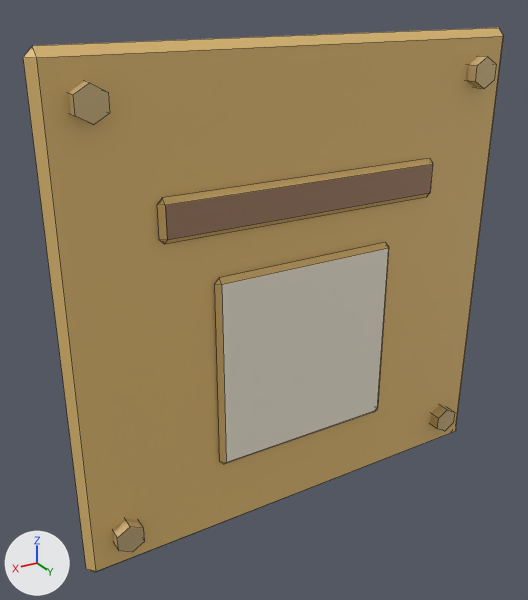
The FBX model Assets/_Project/Art/Models/Kit/Fill_Plate.fbx, before and after one commit.
Camera for both pictures: a camera (50 mm lens) standing at (0.746, 1.118, 0.558) and looking at (0.073, -0.005, -0.003). Arrows for +X, +Y and +Z are at lower left; the lights stay in place. The first picture is the older version. Mesh edges are drawn as thin lines. Where no turn or scale is listed for an object, it has been applied to the vertices.

In view in the first picture: 'Fill_Plate'.
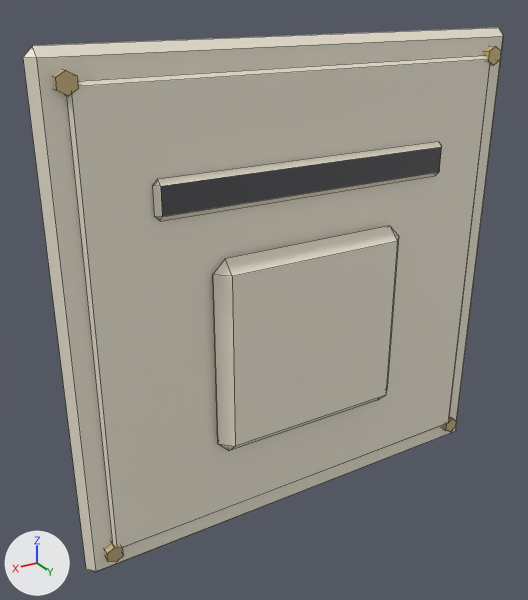
Changed parts and their boxes [x1, y1, x2, y2] in the pictures (528 x 600 px):
part 1 of me_fill_plate, added
    after: [104, 543, 124, 562]
part 2 of me_fill_plate, added (beige)
    after: [53, 69, 78, 96]
part 3 of me_fill_plate, added
    after: [442, 417, 456, 432]
part 4 of me_fill_plate, added
    after: [483, 46, 501, 65]
part 5 of me_fill_plate, rebuilt
    before: [214, 242, 389, 464]
    after: [213, 226, 398, 451]
part 6 of me_fill_plate, rebuilt (7% shorter)
    before: [157, 158, 433, 244]
    after: [152, 141, 442, 221]
part 7 of me_fill_plate, added (pale yellow)
    after: [66, 56, 490, 548]
part 8 of me_fill_plate, deleted (beige)
    before: [113, 519, 145, 552]
part 9 of me_fill_plate, deleted (beige)
    before: [430, 405, 455, 431]
part 10 of me_fill_plate, deleted (beige)
    before: [466, 56, 496, 89]
part 11 of me_fill_plate, deleted (beige)
    before: [68, 81, 110, 125]
part 12 of me_fill_plate, recoloured
    both: [23, 28, 504, 572]

Diff of the bpy script that builds the scene:
```diff
--- a/Assets/_Project/Art/Models/Kit/Fill_Plate.fbx.py
+++ b/Assets/_Project/Art/Models/Kit/Fill_Plate.fbx.py
@@ mat_dark @@
+mat_dark = principled_material('Dark')
+mat_dark.base_color = (0.08, 0.08, 0.09)  # dark grey #505055
+mat_dark.roughness = 0.55
@@ me_fill_plate @@
 # used by ob_fill_plate; location = (0.0, 0.0, 0.0)
-me_fill_plate.from_pydata(...)  # 120 vertices, 110 faces; spans x -0.48..0.48, y 0.0..0.055, z -0.48..0.48
-me_fill_plate.materials.append(mat_accent)  # brown #a07c61
+me_fill_plate.from_pydata(...)  # 126 vertices, 116 faces; spans x -0.48..0.48, y 0.0..0.075, z -0.48..0.48
+# me_fill_plate part 1: a new loose piece, a 6-sided cylinder along y spanning x 0.414..0.446, y 0.025..0.045, z -0.448..-0.412, in mat_metal (beige #ddc490)
+# me_fill_plate part 2: a new loose piece, a 6-sided cylinder along y spanning x 0.414..0.446, y 0.025..0.045, z 0.412..0.448, in mat_metal (beige #ddc490)
+# me_fill_plate part 3: a new loose piece, a 6-sided cylinder along y spanning x -0.446..-0.414, y 0.025..0.045, z -0.448..-0.412, in mat_metal (beige #ddc490)
+# me_fill_plate part 4: a new loose piece, a 6-sided cylinder along y spanning x -0.446..-0.414, y 0.025..0.045, z 0.412..0.448, in mat_metal (beige #ddc490)
+# me_fill_plate part 5: the loose piece of 24 vertices spanning x -0.2..0.2, y 0.025..0.045, z -0.32..0.08 is rebuilt with 22 vertices and now spans x -0.21..0.21, y 0.025..0.075, z -0.28..0.12, in mat_panel (pale yellow #f3ecda)
+# me_fill_plate part 6: the loose piece of 24 vertices spanning x -0.3..0.3, y 0.025..0.045, z 0.16..0.24 is rebuilt with 16 vertices and now spans x -0.31..0.31, y 0.035..0.055, z 0.205..0.275
+# me_fill_plate part 7: a new loose piece of 16 vertices spanning x -0.43..0.43, y 0.028..0.04, z -0.43..0.43, in mat_panel (pale yellow #f3ecda)
+# me_fill_plate part 8: the loose piece of 12 vertices spanning x 0.374..0.426, y 0.025..0.055, z -0.43..-0.37 is deleted
+# me_fill_plate part 9: the loose piece of 12 vertices spanning x -0.426..-0.374, y 0.025..0.055, z -0.43..-0.37 is deleted
+# me_fill_plate part 10: the loose piece of 12 vertices spanning x -0.426..-0.374, y 0.025..0.055, z 0.37..0.43 is deleted
+# me_fill_plate part 11: the loose piece of 12 vertices spanning x 0.374..0.426, y 0.025..0.055, z 0.37..0.43 is deleted
+# me_fill_plate part 12: 26 faces spanning x -0.48..0.48, y 0.0..0.03, z -0.48..0.48 switch from mat_trim (beige #e5bf76) to mat_panel (pale yellow #f3ecda)
 me_fill_plate.materials.append(mat_metal)
+me_fill_plate.materials.append(mat_dark)  # dark grey #505055
```
